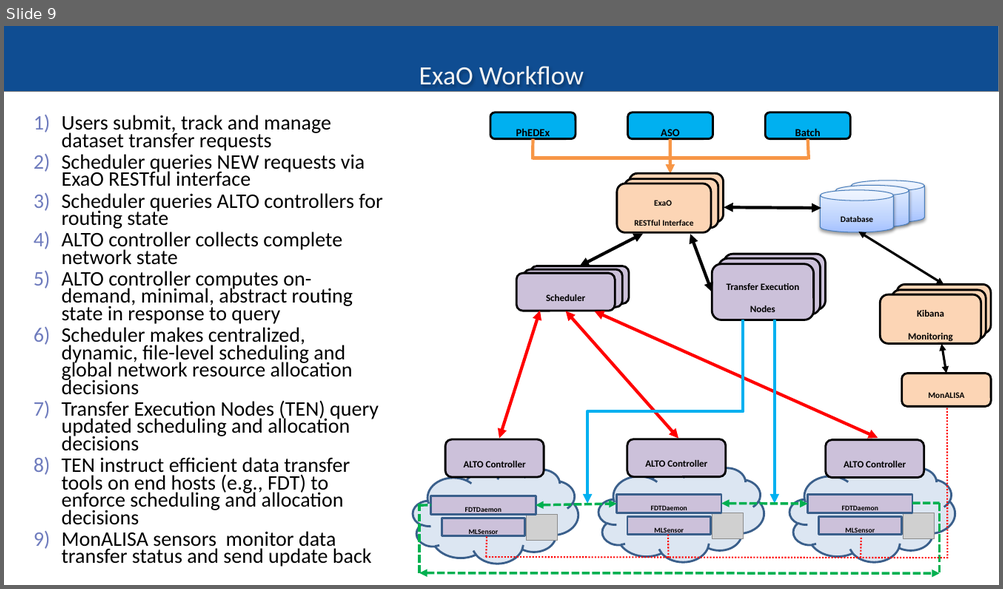
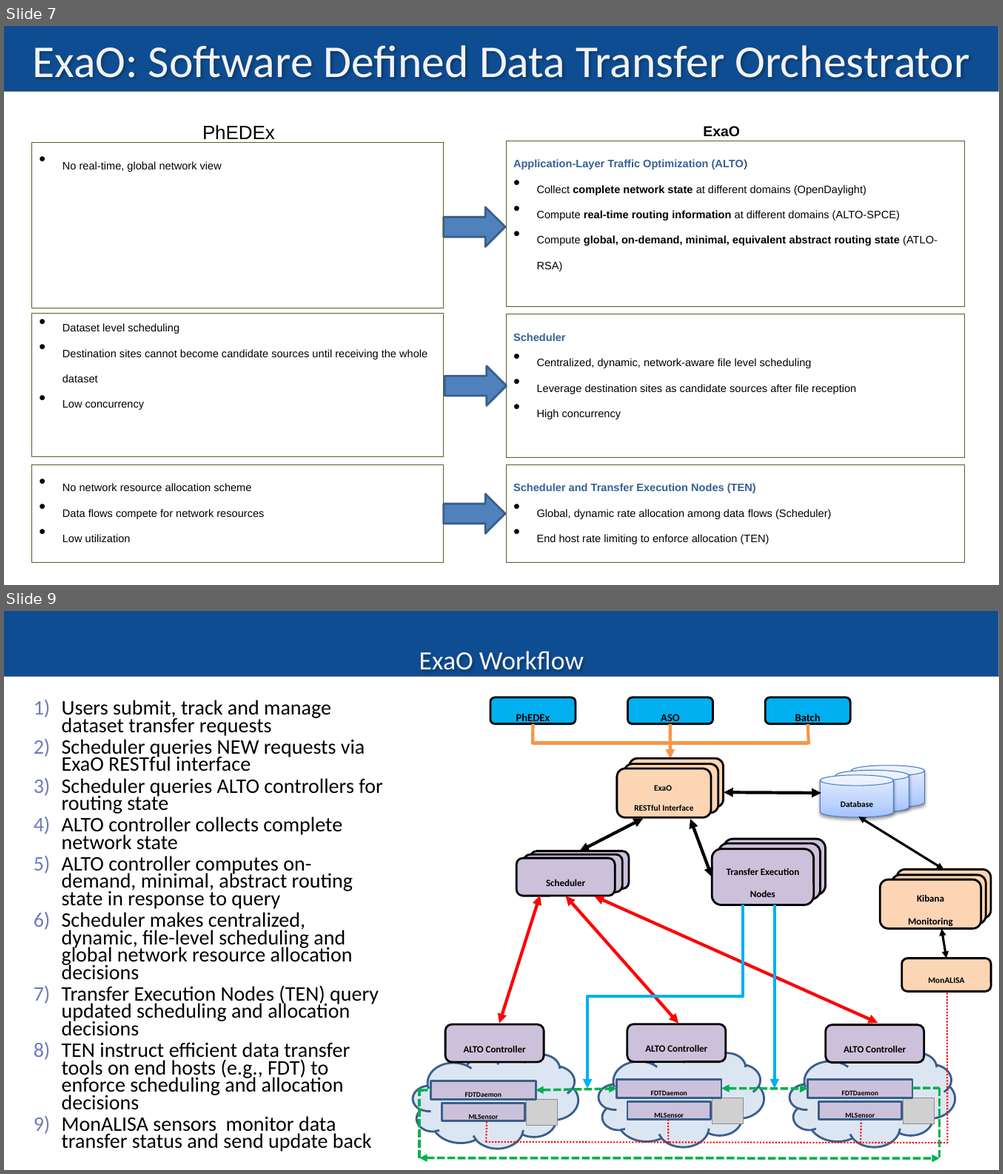
Before and after one commit to snlab/sc16, a slide deck: slides/cms-demo-v3.pptx. Shown one above the other, each under a label of ours: slide 9 before the commit, slides 7 and 9 after it; the slides between them are not shown. The pictures are 1003x589 and 1003x1174 pixels, drawn with LibreOffice and Linux fonts; fonts in the diff are those of the drawing; grey boxes stand for pictures. Boxes give left, top, right and bottom in pixels: in the first picture for what was removed or moved away, otherwise in the second. Text is boxed around its words. In the diff, an @@ line names an element or a change of style, - is before the commit and + after.

```diff
--- a/slides/cms-demo-v3.pptx
+++ b/slides/cms-demo-v3.pptx
@@ slide 7 added at (4, 26, 999, 585), background #FFFFFF; not listed: 1 template element that a slide beside it also shows @@
@@ title added at (32, 45, 969, 78), 44 pt, text #F3F3F3 @@
+ExaO: Software Defined Data Transfer Orchestrator
@@ text added at (202, 125, 275, 143), 32 pt, text #000000 @@
+PhEDEx
@@ text added at (703, 126, 740, 136), 24 pt, text #000000, bold @@
+ExaO
@@ rectangle added at (31, 142, 444, 308), outline #4F6228 0.75 pt, 18 pt, text #000000 @@
+• No real-time, global network view
@@ rectangle added at (506, 141, 965, 306), outline #4F6228 0.75 pt, 18 pt, text #000000, bold @@
+Application-Layer Traffic Optimization (ALTO)
+• Collect complete network state at different domains (OpenDaylight)
+• Compute real-time routing information at different domains (ALTO-SPCE)
+• Compute global, on-demand, minimal, equivalent abstract routing state (ATLO-RSA)
@@ right arrow added at (444, 207, 506, 247), fill #4F81BD, outline #3A5F8C 2 pt @@
@@ rectangle added at (31, 314, 444, 457), outline #4F6228 0.75 pt, 18 pt, text #000000 @@
+• Dataset level scheduling
+• Destination sites cannot become candidate sources until receiving the whole dataset
+• Low concurrency
@@ rectangle added at (506, 315, 965, 458), outline #4F6228 0.75 pt, 18 pt, text #000000 @@
+Scheduler
+• Centralized, dynamic, network-aware file level scheduling
+• Leverage destination sites as candidate sources after file reception
+• High concurrency
@@ right arrow added at (445, 366, 507, 406), fill #4F81BD, outline #3A5F8C 2 pt @@
@@ rectangle added at (31, 466, 444, 563), outline #4F6228 0.75 pt, 18 pt, text #000000 @@
+• No network resource allocation scheme
+• Data flows compete for network resources
+• Low utilization
@@ rectangle added at (506, 466, 965, 563), outline #4F6228 0.75 pt, 18 pt, text #000000 @@
+Scheduler and Transfer Execution Nodes (TEN)
+• Global, dynamic rate allocation among data flows (Scheduler)
+• End host rate limiting to enforce allocation (TEN)
@@ right arrow added at (444, 494, 506, 534), fill #4F81BD, outline #3A5F8C 2 pt @@
```
Also in this commit, not shown: 6 slides changed, 4 other slides added, 1 slide removed, 2 other files.
